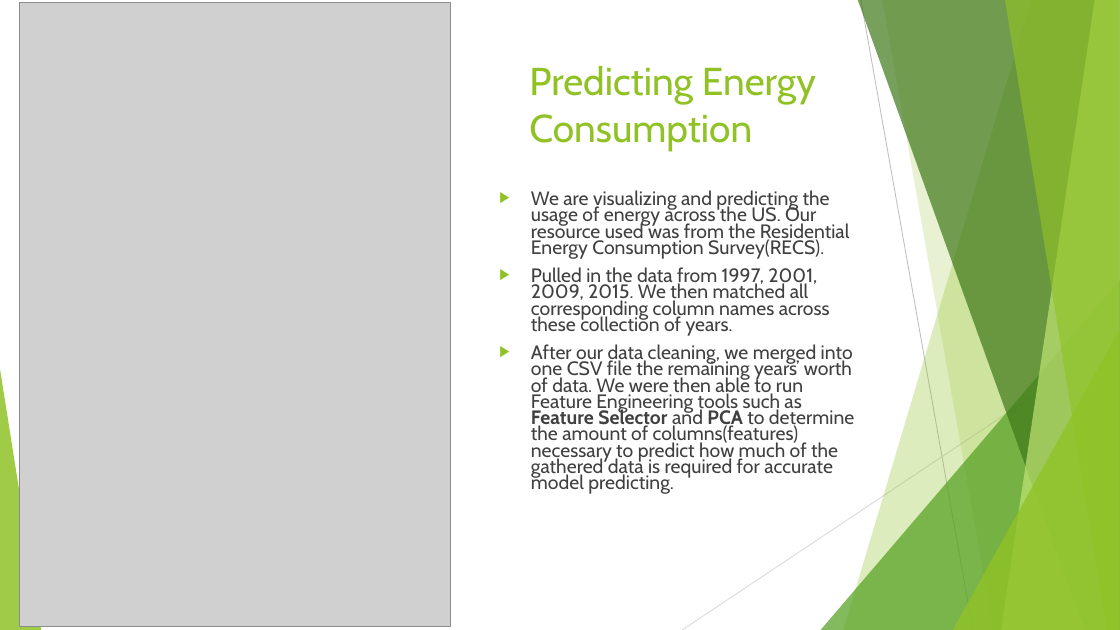
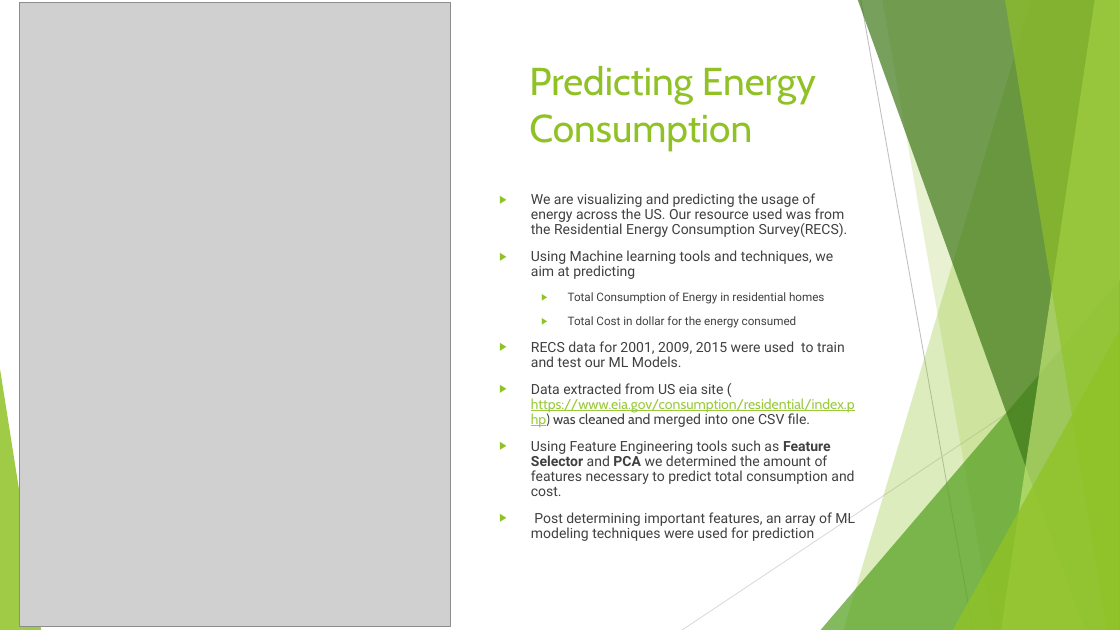
Before and after one commit to sigmanudude/ResidentialEnergyPrediction, a slide deck: slide 1 of PresentationSlide.pptx. Drawn at 1120x630 pixels with LibreOffice and Linux fonts; fonts in the diff are those of the drawing; grey boxes stand for pictures. Boxes give left, top, right and bottom in pixels: in the first picture for what was removed or moved away, otherwise in the second. Text is boxed around its words. In the diff, an @@ line names an element or a change of style, - is before the commit and + after.

```diff
--- a/PresentationSlide.pptx
+++ b/PresentationSlide.pptx
@@ text at [531, 193, 848, 237]: size 16.6 to 12 pt, font Cabin to Roboto in "We are visualizing and predicting the usage ..."; line spacing 0.7 to 0.9 @@
@@ text at [531, 250, 855, 541]: text changed; size 16.6 to 12 pt; font Cabin to Roboto @@
-▶ Pulled in the data from 1997, 2001, 2009, 2015. We then matched all corresponding column names across these collection of years.
-▶ After our data cleaning, we merged into one CSV file the remaining years’ worth of data. We were then able to run Feature Engineering tools such as Feature Selector and PCA to determine the amount of columns(features) necessary to predict how much of the gathered data is required for accurate model predicting.
+▶ Using Machine learning tools and techniques, we aim at predicting
+  ▶ Total Consumption of Energy in residential homes
+  ▶ Total Cost in dollar for the energy consumed
+▶ RECS data for 2001, 2009, 2015 were used to train and test our ML Models.
+▶ Data extracted from US eia site ( https://www.eia.gov/consumption/residential/index.php) was cleaned and merged into one CSV file.
+▶ Using Feature Engineering tools such as Feature Selector and PCA we determined the amount of features necessary to predict total consumption and cost.
+▶ Post determining important features, an array of ML modeling techniques were used for prediction
```
Also in this commit, not shown: 3 other slides changed, 4 slides added, 7 other files.
